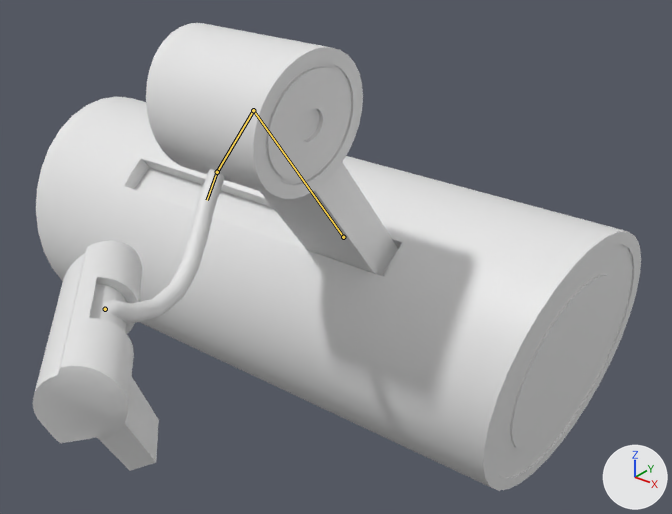
Before and after pictures for a commit that changed the FBX model Assets/Blender/Professor/professor.fbx.
One viewpoint serves both versions: a camera (50 mm lens) standing at (33.7, -21.6, 22.4) and looking at (6.2, 12.8, 1.1). Arrows for +X, +Y and +Z are at lower right; the lights stay in place. The older version comes first. Both versions are drawn at frame 30 of the action 'ProfessorArmature|SpeakingMural'; the numbers are the values there. The bones that change are drawn over the model as lines.

Names of what the first picture shows: 'ProfessorAbdomen', 'ProfessorHead', 'ProfessorNeck', 'ProfessorRoot', 'ProfessorTorso'.
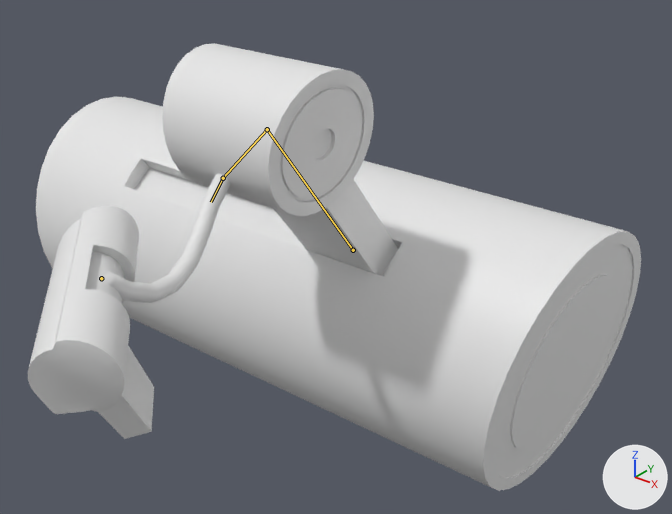
What differs and where, as boxes (x1, y1, x2, y2) in the pictures (672 x 514 px):
'ProfessorTorso', posed
    before: (146, 23, 363, 199)
    after: (162, 43, 374, 216)
'ProfessorHead', posed
    before: (33, 241, 159, 471)
    after: (28, 206, 154, 439)
'ProfessorNeck', posed (15% shorter)
    before: (103, 169, 225, 323)
    after: (102, 173, 230, 303)
bone 'Bone.001', root to tip
    before: (343, 237) to (253, 110)
    after: (353, 250) to (267, 129)
bone 'Bone.002', root to tip
    before: (253, 110) to (217, 172)
    after: (267, 129) to (223, 178)
bone 'Bone.003', root to tip
    before: (217, 172) to (207, 200)
    after: (223, 178) to (211, 202)
bone 'Bone.011', root to tip
    before: (105, 309) to (105, 308)
    after: (101, 278) to (101, 278)

Diff of the bpy script that builds the scene:
```diff
--- a/Assets/Blender/Professor/professor.fbx.py
+++ b/Assets/Blender/Professor/professor.fbx.py
@@ bone_bone_001 @@
 bone_bone_001 = bpy.data.objects['ProfessorArmature'].pose.bones['Bone.001']  # child of 'Bone'
-bone_bone_001.location = (-6.97, 3.5, 0.0)
+bone_bone_001.location = (-6.97, 2.19, 0.0)
@@ bone_bone_002 @@
 bone_bone_002 = bpy.data.objects['ProfessorArmature'].pose.bones['Bone.002']  # child of 'Bone.001'
-bone_bone_002.rotation_quaternion = (0.966, -0.26, -0.001, 0.0)  # degrees (-30, 0, 0)
+bone_bone_002.rotation_quaternion = (0.991, -0.131, 0.0, 0.0)  # degrees (-15, 0, 0)
@@ bone_bone_003 @@
 bone_bone_003 = bpy.data.objects['ProfessorArmature'].pose.bones['Bone.003']  # child of 'Bone.002'
-bone_bone_003.rotation_quaternion = (0.99, -0.009, 0.026, 0.135)  # degrees (-1, 3, 16)
+bone_bone_003.rotation_quaternion = (0.986, -0.045, 0.066, 0.147)  # degrees (-4, 8, 17)
@@ bone_bone_011 @@
 bone_bone_011 = bpy.data.objects['ProfessorArmature'].pose.bones['Bone.011']  # child of 'Bone.012'
-bone_bone_011.location = (-8.89, 6.93, 7.27)
-bone_bone_011.rotation_quaternion = (0.898, -0.236, -0.262, -0.265)  # degrees (-21, -36, -26)
+bone_bone_011.location = (-8.89, 7.95, 7.94)
+bone_bone_011.rotation_quaternion = (0.895, -0.24, -0.287, -0.244)  # degrees (-22, -39, -23)
```
